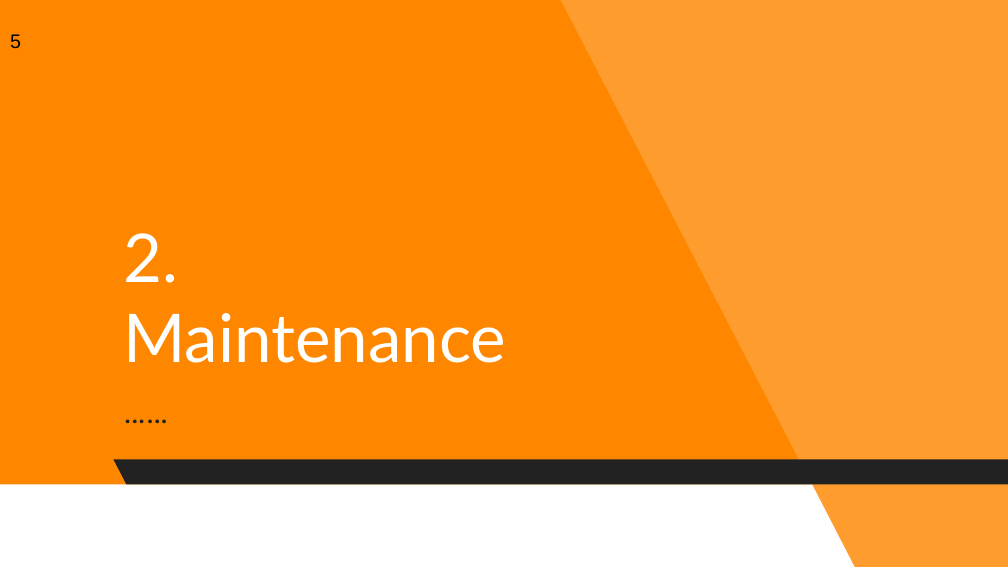
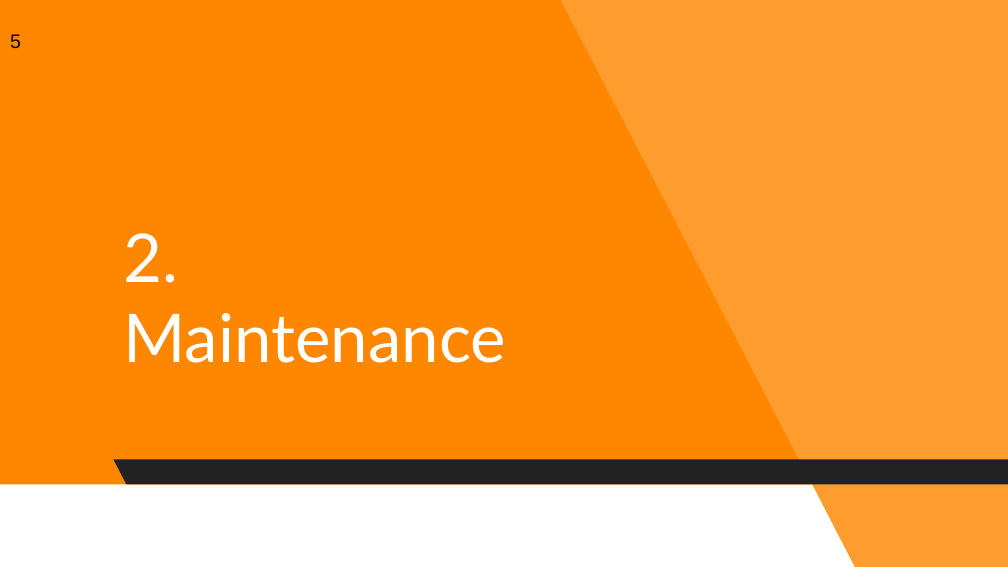
Before and after one commit to Reboocca/Blokboek5, a slide deck: slide 5 of 4_Onderhoudsprocedures/Presentation.pptx. Drawn at 1008x567 pixels with LibreOffice and Linux fonts; fonts in the diff are those of the drawing. Boxes give left, top, right and bottom in pixels: in the first picture for what was removed or moved away, otherwise in the second. Text is boxed around its words. In the diff, an @@ line names an element or a change of style, - is before the commit and + after.

```diff
--- a/4_Onderhoudsprocedures/Presentation.pptx
+++ b/4_Onderhoudsprocedures/Presentation.pptx
@@ subtitle removed at [113,380,688,443] @@
-……
```
Also in this commit, not shown: 6 other slides changed, 4 slides added, 26 slides removed.
